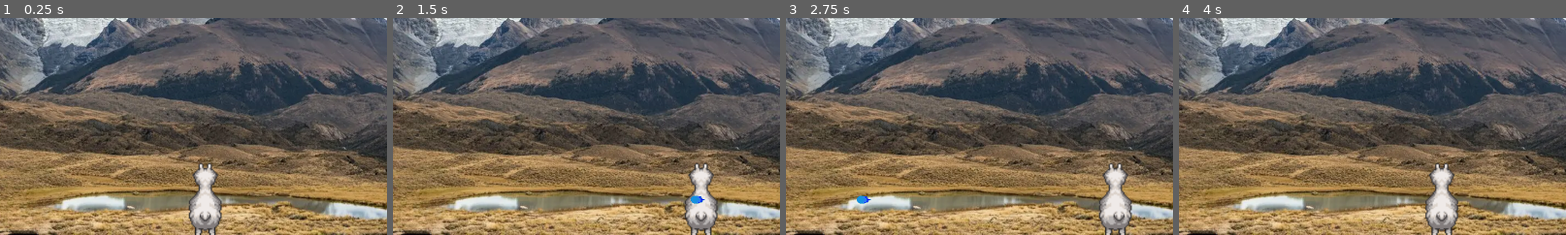
Above: before the commit, frames 1-4 (left to right).
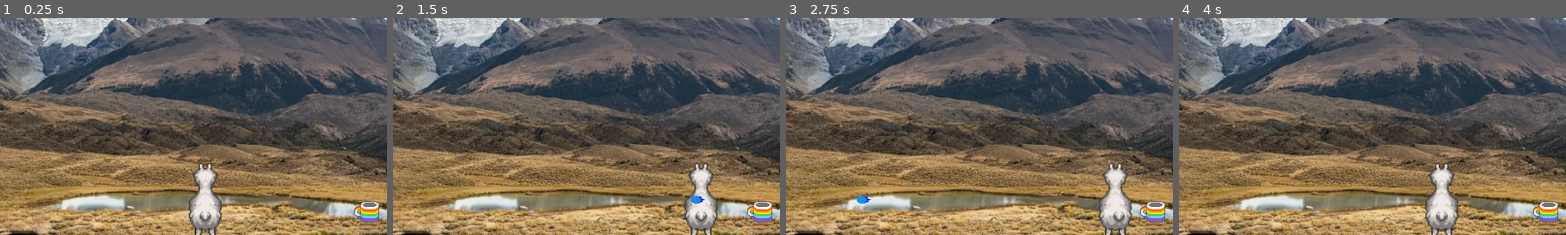
Above: after the commit, the same moments.

Repository: FabienSchmitt/Split
Game: Godot game, scene res://scenes/main/level1.tscn
Same seed, same stepped clock (60 frames per second), same inputs: the game is played once before the commit and once after it. This scene is started directly instead of the project's main scene. Sound files missing from this copy of the repository are replaced by a short silence.
Inputs:
- Up to frame 1 (0.25 s): no input
- Up to frame 2 (1.5 s): tap Enter at 0.5 s; hold D (p1_move_right) 0.53-1.28 s; tap Shift (p1_charge) at 0.6 s; hold A (p1_move_left) from 1.28 s (still down); tap Space (p1_shoot) at 1.35 s
- Up to frame 3 (2.75 s): release A (p1_move_left) at 2.03 s; hold D (p1_move_right) from 2.03 s (still down); tap Shift (p1_charge) at 2.1 s
- Up to frame 4 (4 s): release D (p1_move_right) at 2.78 s; hold W (p1_move_up) 2.78-3.53 s; tap Space (p1_shoot) at 2.85 s; hold A (p1_move_left) from 3.53 s (still down); tap Shift (p1_charge) at 3.6 s
The pictures show only the part of the screen within x 24-74%, y 50-100%; the shares and areas given below are measured in that part.

The runs differ from the first frame. In frame 1, 0.5% of the frame differs, in the area x 91-98%, y 84-95%; in frame 2, 0.5%; in frame 3, 0.5%; in frame 4, 0.5%.

Commit message:
Add collection of coffee

Diff:
--- a/scenes/main/level1.tscn
+++ b/scenes/main/level1.tscn
@@ -6,6 +6,7 @@
 [ext_resource type="PackedScene" uid="uid://cbkbhmpeop5u5" path="res://scenes/ui/ui_manager.tscn" id="2_iuonh"]
 [ext_resource type="PackedScene" uid="uid://xks1oo2wbd47" path="res://scenes/tourist_spawn_point.tscn" id="3_g61pb"]
 [ext_resource type="PackedScene" uid="uid://kfklb8l882ft" path="res://scenes/player/playerHUD.tscn" id="4_l3cfh"]
+[ext_resource type="PackedScene" uid="uid://cuf20mwjbsltj" path="res://scenes/player/cold_coffee.tscn" id="5_u0c75"]
 
 [sub_resource type="RectangleShape2D" id="RectangleShape2D_tourist_bottom_left"]
 size = Vector2(509, 11.5)
@@ -162,6 +163,9 @@
 position = Vector2(0.5, -4.5)
 shape = SubResource("RectangleShape2D_3gdql")
 
+[node name="ColdCoffee" parent="Environment" unique_id=184626894 instance=ExtResource("5_u0c75")]
+position = Vector2(415, 482)
+
 [node name="UI" type="Node" parent="." unique_id=1742402689]
 
 [node name="CanvasLayer" type="CanvasLayer" parent="UI" unique_id=543200367]
--- a/scenes/player/cold_coffee.tscn
+++ b/scenes/player/cold_coffee.tscn
@@ -2,6 +2,7 @@
 
 [ext_resource type="Script" uid="uid://dl8tg8tg446g3" path="res://scripts/cold_coffee.gd" id="1_hait1"]
 [ext_resource type="Texture2D" uid="uid://bjmdwmboaf14e" path="res://assets/sprites/Spritesheet_Mugs_Decorated.png" id="1_xy8bo"]
+[ext_resource type="AudioStream" uid="uid://q2wdu71n1tir" path="res://assets/sound/power_up.wav" id="3_6v6mf"]
 
 [sub_resource type="AtlasTexture" id="AtlasTexture_hait1"]
 atlas = ExtResource("1_xy8bo")
@@ -28,15 +29,17 @@
 [sub_resource type="CircleShape2D" id="CircleShape2D_lo2sf"]
 
 [node name="ColdCoffee" type="Area2D" unique_id=184626894]
+scale = Vector2(2, 2)
 script = ExtResource("1_hait1")
 
 [node name="AnimatedSprite2D" type="AnimatedSprite2D" parent="." unique_id=538021520]
 position = Vector2(-4.08, -2.865)
 sprite_frames = SubResource("SpriteFrames_lo2sf")
 autoplay = "default"
-frame_progress = 0.61141396
+frame_progress = 0.9800509
 
 [node name="CollisionShape2D" type="CollisionShape2D" parent="." unique_id=1315310091]
 shape = SubResource("CircleShape2D_lo2sf")
 
 [node name="PickupSound" type="AudioStreamPlayer2D" parent="." unique_id=728955029]
+stream = ExtResource("3_6v6mf")
--- a/scripts/autoload/game_manager.gd
+++ b/scripts/autoload/game_manager.gd
@@ -6,9 +6,6 @@
 var current_score: int = 0
 var current_life: int = 10
 var score_history: Array[int] = []
-
-func _ready() -> void:
-	EventBus.player_life_gained.connect(add_life)
 
 func reset_game() -> void:
 	reset_score()
--- a/scripts/cold_coffee.gd
+++ b/scripts/cold_coffee.gd
@@ -2,9 +2,16 @@
 extends Area2D
 
 @onready var pickup_sound: AudioStreamPlayer2D = $PickupSound
+@onready var collision_shape: CollisionShape2D = $CollisionShape2D
 
-func _on_area_entered(area: Area2D) -> void:
-    if area.is_in_group("Lama"):
-        pickup_sound.play()
-        area.queue_free()
-        EventBus.player_life_gained.emit(1)
+func _ready() -> void:
+    body_entered.connect(_on_body_entered)
+    get_tree().create_timer(4.0).timeout.connect(func (): queue_free())
+
+func _on_body_entered(_body: Node) -> void:
+    collision_shape.disabled = true
+    visible = false
+    pickup_sound.play()
+    await pickup_sound.finished
+    EventBus.player_life_gained.emit(1)
+    queue_free()
--- a/scripts/lama.gd
+++ b/scripts/lama.gd
@@ -10,7 +10,6 @@
 @onready var ray_cast_2d_left: RayCast2D = $RayCast2D_Left
 @onready var animated_sprite_2d: AnimatedSprite2D = $AnimatedSprite2D
 @onready var walking_stream_player: AudioStreamPlayer2D = %WalkingSound2D
-@onready var crachat_stream_player: AudioStreamPlayer2D = %CrachatSound2D
 @onready var crachat_progress_bar: TextureProgressBar = %TextureProgressBar
 
 
@@ -59,11 +58,15 @@
 		change_direction(current_direction)
 
 	if ray_cast_2d_right.is_colliding():
-		if current_direction > 0:
-			current_direction = 0
+		var collider = ray_cast_2d_right.get_collider()
+		if collider != null and collider.is_in_group("Wall"):
+			if current_direction > 0:
+				current_direction = 0
 	if ray_cast_2d_left.is_colliding():
-		if current_direction < 0:
-			current_direction = 0
+		var collider = ray_cast_2d_left.get_collider()
+		if collider != null and collider.is_in_group("Wall"):
+			if current_direction < 0:
+				current_direction = 0
 
 	if current_direction:
 		velocity.x = current_direction * SPEED
--- a/scripts/player_hud.gd
+++ b/scripts/player_hud.gd
@@ -8,6 +8,7 @@
 	_update_life_label()
 	EventBus.player_score_added.connect(_on_score_added)
 	EventBus.player_life_lost.connect(lose_life)
+	EventBus.player_life_gained.connect(gain_life)
 
 func _on_score_added(score_to_add: int) -> void:
 	GameManager.add_score(score_to_add)
@@ -24,3 +25,9 @@
 		return
 	GameManager.lose_life(lifeToLose)
 	_update_life_label()
+
+func gain_life(lifeToGain: int) -> void:
+	if GameManager.is_game_over:
+		return
+	GameManager.add_life(lifeToGain)
+	_update_life_label()
Not shown, added: assets/sound/power_up.wav.import
Not shown, added: assets/sound/power_up.wav
